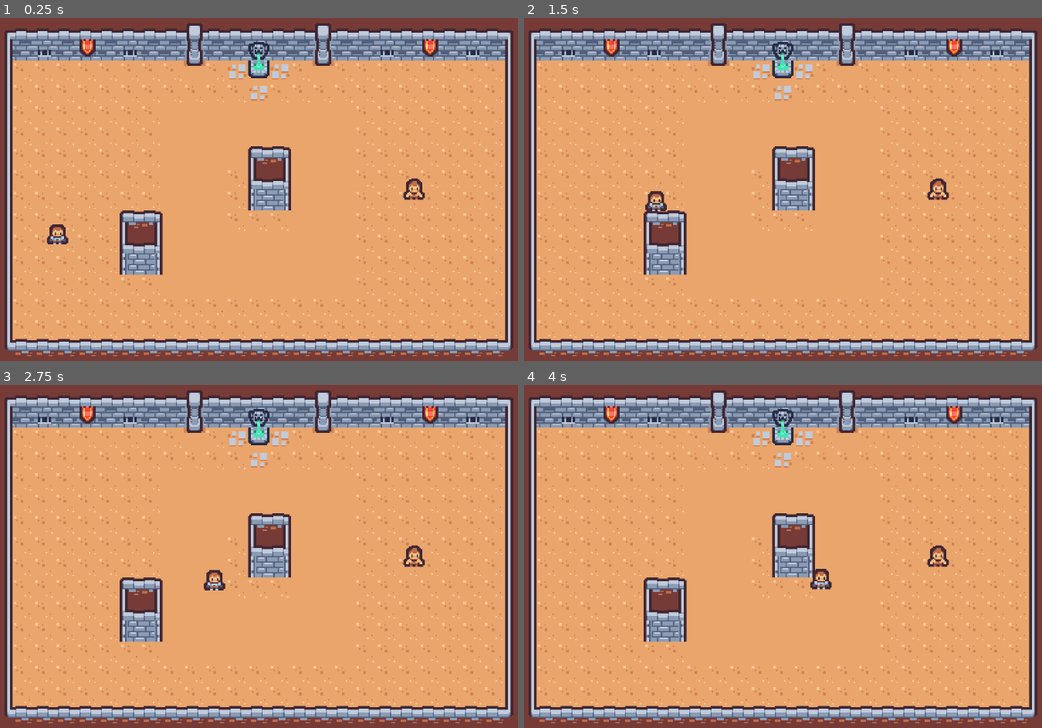
Above: before the commit, frames 1-4 (two rows, left to right).
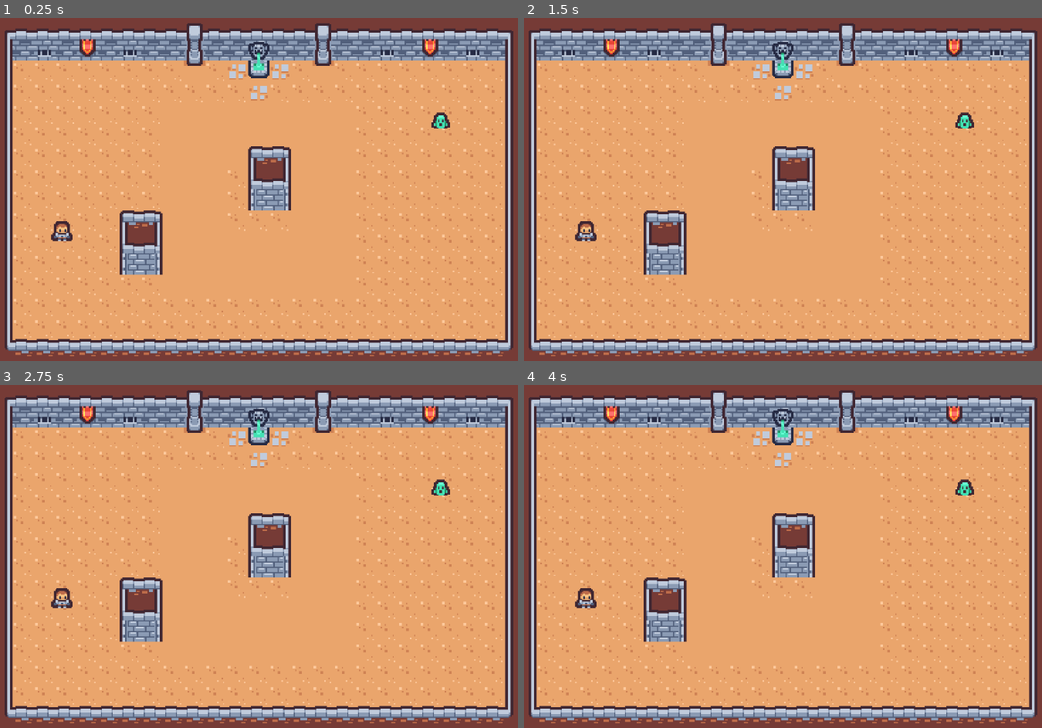
Above: after the commit, the same moments.

Repository: jonathanhecl/strategy-godot4
Game: Godot game, scene res://scenes/main.tscn
The game is run twice, just before and just after one commit, with the same random seed, the same clock (stepped at 60 frames per second) and the same inputs.
Inputs:
- Up to frame 1 (0.25 s): no input
- Up to frame 2 (1.5 s): no input
- Up to frame 3 (2.75 s): tap Enter at 2 s
- Up to frame 4 (4 s): no input

The runs differ from the first frame. In frame 1, 0.6% of the frame differs, in the area x 8-87%, y 27-66%; in frame 2, 0.7%; in frame 3, 0.7%, in the area x 9-87%, y 27-66%; in frame 4, 0.7%.

Commit message:
Advance

Diff:
--- /dev/null
+++ b/scenes/enemyUnit.gd
@@ -0,0 +1 @@
+extends Unit
--- /dev/null
+++ b/scenes/enemyUnit.tscn
@@ -0,0 +1,11 @@
+[gd_scene load_steps=4 format=3 uid="uid://c0djherfpqd8v"]
+
+[ext_resource type="PackedScene" uid="uid://bnyagkljsrj67" path="res://scenes/unit.tscn" id="1_ayc3a"]
+[ext_resource type="Script" path="res://scenes/enemyUnit.gd" id="2_lgmw8"]
+[ext_resource type="Texture2D" uid="uid://bhj56hol1xe76" path="res://Sprites/tile_0108.png" id="2_wp5tr"]
+
+[node name="EnemyUnit" instance=ExtResource("1_ayc3a")]
+script = ExtResource("2_lgmw8")
+
+[node name="Sprite" parent="." index="0"]
+texture = ExtResource("2_wp5tr")
--- a/scenes/main.tscn
+++ b/scenes/main.tscn
@@ -1,8 +1,8 @@
 [gd_scene load_steps=8 format=3 uid="uid://cr5x4vqcgscjx"]
 
 [ext_resource type="Texture2D" uid="uid://dklbedia1d0ph" path="res://Sprites/tilemap.png" id="1_u8p7d"]
-[ext_resource type="Texture2D" uid="uid://djp5cjw4fhkg6" path="res://Sprites/tile_0088.png" id="3_uc864"]
-[ext_resource type="PackedScene" uid="uid://bnyagkljsrj67" path="res://scenes/unit.tscn" id="3_yyiuq"]
+[ext_resource type="PackedScene" uid="uid://p81rhtde8xi4" path="res://scenes/playerUnit.tscn" id="2_0vrcx"]
+[ext_resource type="PackedScene" uid="uid://c0djherfpqd8v" path="res://scenes/enemyUnit.tscn" id="3_ms2ue"]
 
 [sub_resource type="TileSetAtlasSource" id="TileSetAtlasSource_kwh3t"]
 texture = ExtResource("1_u8p7d")
@@ -169,9 +169,8 @@
 [node name="NavigationRegion2D2" type="NavigationRegion2D" parent="."]
 navigation_polygon = SubResource("NavigationPolygon_7crwe")
 
-[node name="Tile0088" type="Sprite2D" parent="."]
-position = Vector2(124, 0)
-texture = ExtResource("3_uc864")
+[node name="PlayerUnit" parent="." instance=ExtResource("2_0vrcx")]
+position = Vector2(-139, 31)
 
-[node name="Unit" parent="." instance=ExtResource("3_yyiuq")]
-position = Vector2(-152, 40)
+[node name="EnemyUnit" parent="." instance=ExtResource("3_ms2ue")]
+position = Vector2(144, -51)
--- /dev/null
+++ b/scenes/playerUnit.gd
@@ -0,0 +1,6 @@
+extends Unit
+
+@onready var selection: Sprite2D = get_node("Selection")
+
+func toggle_selection(toggle):
+	selection.visible = toggle
--- /dev/null
+++ b/scenes/playerUnit.tscn
@@ -0,0 +1,14 @@
+[gd_scene load_steps=4 format=3 uid="uid://p81rhtde8xi4"]
+
+[ext_resource type="PackedScene" uid="uid://bnyagkljsrj67" path="res://scenes/unit.tscn" id="1_dgc7b"]
+[ext_resource type="Texture2D" uid="uid://yyx0phhtlc70" path="res://Sprites/tile_0060.png" id="2_le3fo"]
+[ext_resource type="Script" path="res://scenes/playerUnit.gd" id="2_q1viv"]
+
+[node name="PlayerUnit" instance=ExtResource("1_dgc7b")]
+script = ExtResource("2_q1viv")
+
+[node name="Selection" type="Sprite2D" parent="." index="0"]
+visible = false
+self_modulate = Color(0.435294, 1, 0, 1)
+position = Vector2(0, 7)
+texture = ExtResource("2_le3fo")
--- a/scenes/unit.gd
+++ b/scenes/unit.gd
@@ -1,4 +1,5 @@
 extends CharacterBody2D
+class_name Unit
 
 @export var health: int = 100
 @export var damage: int = 20
@@ -16,8 +17,6 @@
 func _ready():
 	agent = $NavigationAgent2D
 	sprite = $Sprite
-
-	move_to_location(Vector2(110,0))
 
 func _physics_process(delta):
 	if agent.is_navigation_finished():
